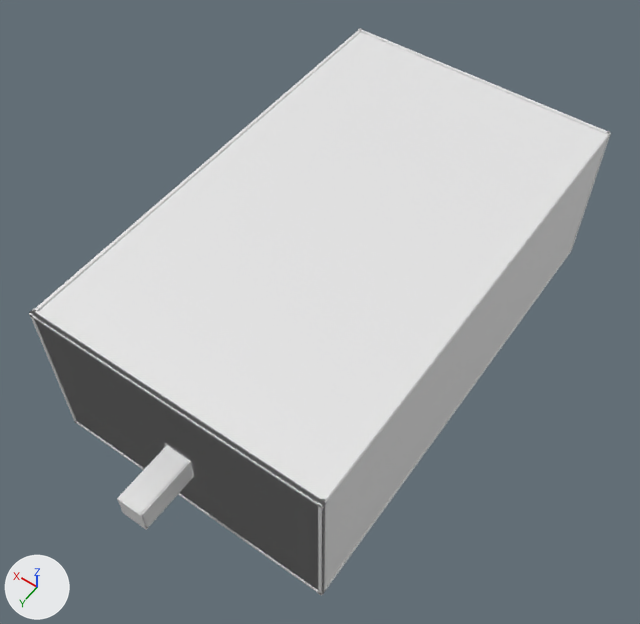
Renders of the Blender file assets/models/EditableWallsBlender/Room02Walls.blend from each side of a commit.
Camera for both pictures: a 50 mm camera at (-48.5, 74.0, 113.3) aimed at (-0.4, 6.7, 7.5). Every picture has the same lights, and +X, +Y and +Z are marked at lower left. The first picture is the older version.

Objects in the first picture: 'REF_000_HazardFloor', 'REF_001_Ceiling', 'REF_002_LeftWall', 'REF_003_RightWall', 'REF_004_BackWall', 'REF_005_ExitWall', 'REF_006_ExitWallDoorwayLeft', 'REF_007_ExitWallDoorwayRight', 'REF_008_ExitWallDoorwayBelow', 'REF_009_ExitWallDoorwayAbove', 'REF_018_ExitCorridorCeiling', 'REF_019_ExitCorridorLeftWall', 'REF_021_ExitCorridorEndWall', 'REF_024_ExitDoorBackingLeft' and 3 more.
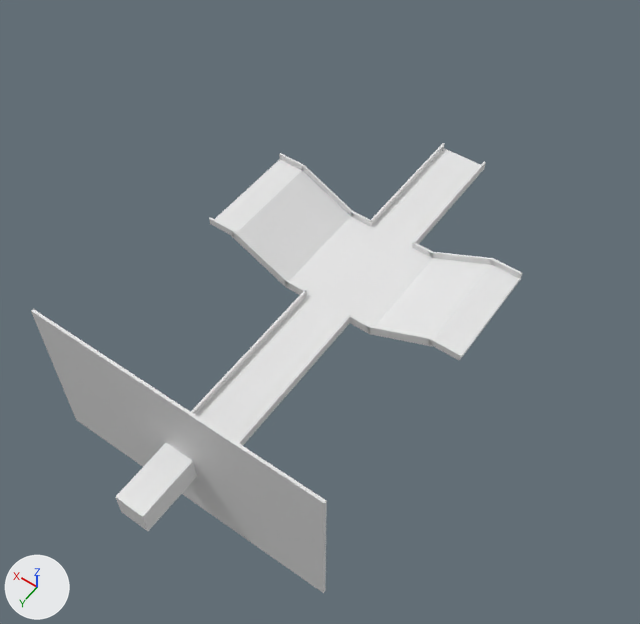
Boxes (x1, y1, x2, y2) around the edits, measured in the pictures (640 x 624 px):
'REF_001_Ceiling', deleted
    before: (29, 32, 611, 509)
'REF_002_LeftWall', deleted
    before: (318, 131, 609, 595)
'REF_005_ExitWall', deleted
    before: (30, 311, 325, 595)
'REF_006_ExitWallDoorwayLeft', deleted
    before: (180, 409, 325, 592)
'REF_007_ExitWallDoorwayRight', deleted
    before: (29, 311, 165, 468)
'REF_003_RightWall', deleted
    before: (29, 28, 361, 422)
'REF_019_ExitCorridorLeftWall', moved
    before: (141, 461, 194, 529)
    after: (144, 462, 196, 529)
'REF_000_HazardFloor', deleted
    before: (74, 248, 573, 595)
'REF_004_BackWall', deleted
    before: (358, 29, 611, 253)
'REF_021_ExitCorridorEndWall', rescaled (13% wider, 12% taller)
    before: (117, 498, 147, 530)
    after: (115, 495, 149, 531)
'REF_009_ExitWallDoorwayAbove', deleted
    before: (151, 390, 191, 460)
'REF_008_ExitWallDoorwayBelow', deleted (mostly hidden)
    before: (182, 477, 202, 509)
'REF_024_ExitDoorBackingLeft', unchanged, uncovered by the edit
    before: (182, 407, 327, 592)
    after: (181, 407, 327, 593)
'REF_025_ExitDoorBackingRight', unchanged, uncovered by the edit
    before: (31, 309, 154, 389)
    after: (31, 309, 166, 467)
'REF_011_MomentumBasin', unchanged, uncovered by the edit
    after: (289, 217, 432, 327)
'REF_012_ExitRun', unchanged, uncovered by the edit
    after: (196, 295, 347, 442)

Diff of the bpy script that builds the scene:
```diff
--- a/assets/models/EditableWallsBlender/Room02Walls.blend.py
+++ b/assets/models/EditableWallsBlender/Room02Walls.blend.py
@@ ob_ref_006_exitwalldoorwayleft @@
-ob_ref_006_exitwalldoorwayleft = bpy.data.objects.new('REF_006_ExitWallDoorwayLeft', me_ref_006_exitwalldoorwayleft_mesh)
-ob_ref_006_exitwalldoorwayleft.location = (-12.8, 38.0, 9.0)
@@ ob_ref_007_exitwalldoorwayright @@
-ob_ref_007_exitwalldoorwayright = bpy.data.objects.new('REF_007_ExitWallDoorwayRight', me_ref_007_exitwalldoorwayright_mesh)
-ob_ref_007_exitwalldoorwayright.location = (12.8, 38.0, 9.0)
@@ ob_ref_008_exitwalldoorwaybelow @@
-ob_ref_008_exitwalldoorwaybelow = bpy.data.objects.new('REF_008_ExitWallDoorwayBelow', me_ref_008_exitwalldoorwaybelow_mesh)
-ob_ref_008_exitwalldoorwaybelow.location = (0.0, 38.0, 0.5)
@@ ob_ref_009_exitwalldoorwayabove @@
-ob_ref_009_exitwalldoorwayabove = bpy.data.objects.new('REF_009_ExitWallDoorwayAbove', me_ref_009_exitwalldoorwayabove_mesh)
-ob_ref_009_exitwalldoorwayabove.location = (0.0, 38.0, 16.5)
@@ ob_ref_019_exitcorridorleftwall @@
 ob_ref_019_exitcorridorleftwall = bpy.data.objects.new('REF_019_ExitCorridorLeftWall', me_ref_019_exitcorridorleftwall_mesh)
-ob_ref_019_exitcorridorleftwall.location = (-1.9, 42.4, 7.7)
+ob_ref_019_exitcorridorleftwall.location = (-2.2, 42.3, 7.7)
@@ ob_ref_021_exitcorridorendwall @@
 ob_ref_021_exitcorridorendwall.location = (0.0, 47.5, 7.7)
+ob_ref_021_exitcorridorendwall.scale = (1.14, 1.0, 1.06)
@@ ob_ref_000_hazardfloor @@
-ob_ref_000_hazardfloor = bpy.data.objects.new('REF_000_HazardFloor', me_ref_000_hazardfloor_mesh)
-ob_ref_000_hazardfloor.location = (0.0, 0.0, -4.2)
@@ ob_ref_001_ceiling @@
-ob_ref_001_ceiling = bpy.data.objects.new('REF_001_Ceiling', me_ref_001_ceiling_mesh)
-ob_ref_001_ceiling.location = (0.0, 0.0, 22.2)
@@ ob_ref_002_leftwall @@
-ob_ref_002_leftwall = bpy.data.objects.new('REF_002_LeftWall', me_ref_002_leftwall_mesh)
-ob_ref_002_leftwall.location = (-23.0, 0.0, 9.0)
@@ ob_ref_003_rightwall @@
-ob_ref_003_rightwall = bpy.data.objects.new('REF_003_RightWall', me_ref_003_rightwall_mesh)
-ob_ref_003_rightwall.location = (23.0, 0.0, 9.0)
@@ ob_ref_004_backwall @@
-ob_ref_004_backwall = bpy.data.objects.new('REF_004_BackWall', me_ref_004_backwall_mesh)
-ob_ref_004_backwall.location = (0.0, -38.0, 9.0)
@@ ob_ref_005_exitwall @@
-ob_ref_005_exitwall = bpy.data.objects.new('REF_005_ExitWall', me_ref_005_exitwall_mesh)
-ob_ref_005_exitwall.location = (0.0, 38.0, 9.0)
```
